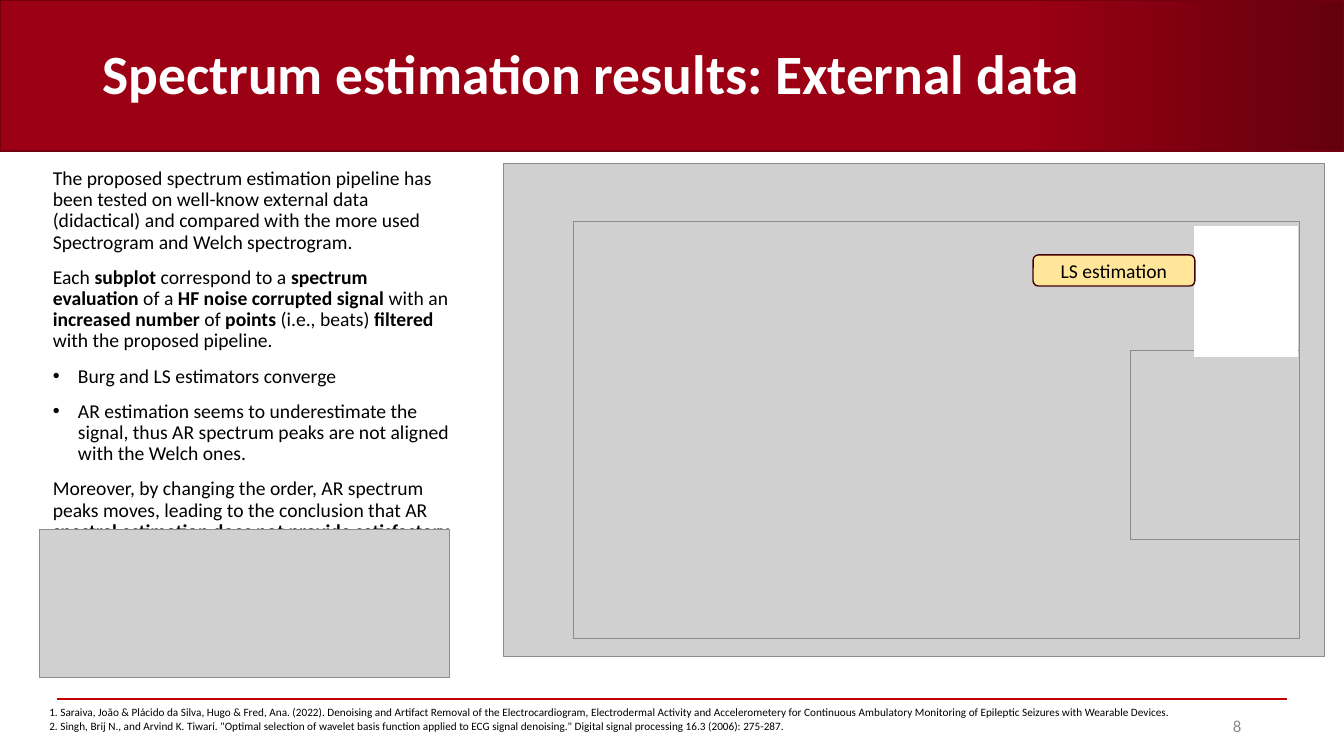
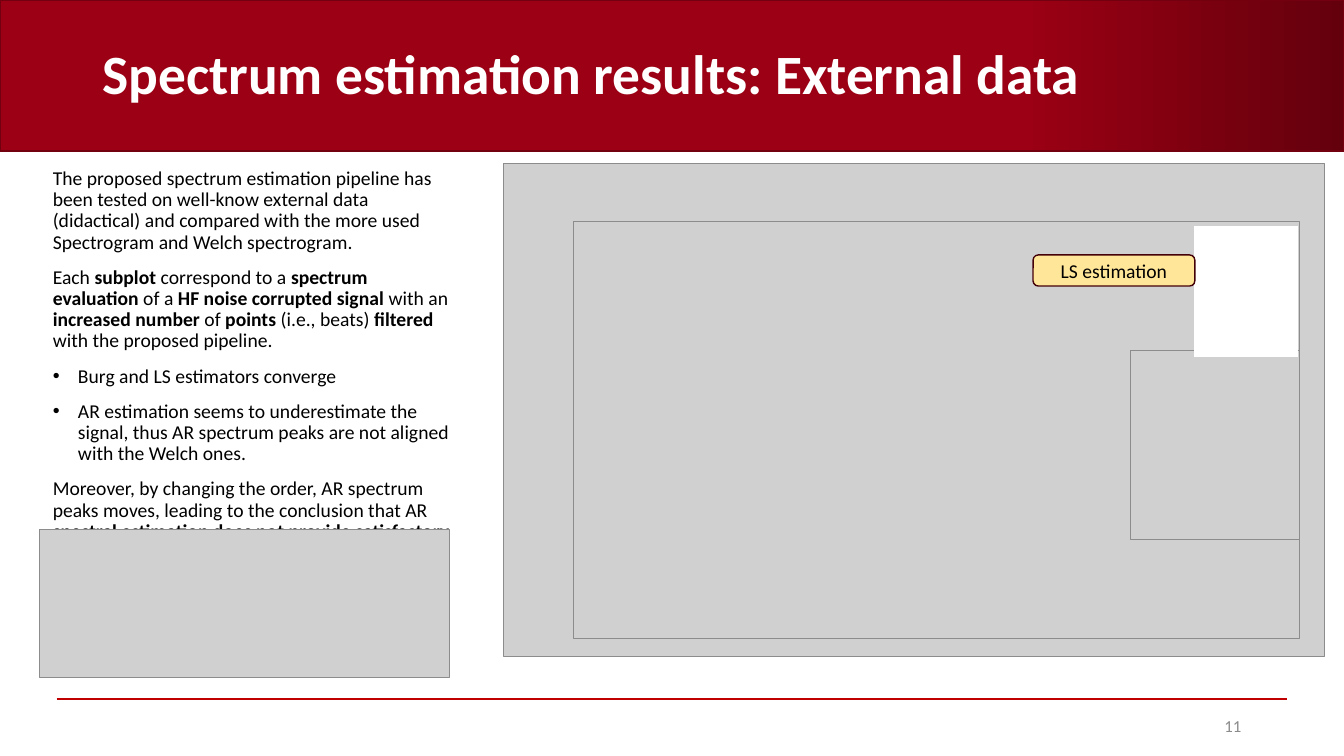
Before and after one commit to AndreaCorrado00/Tesi_magistrale_Corrado_Andrea, a slide deck: slide 11 of Documentation/4. Recap filters-spectrum-alignment .pptx (slide 8 before the commit). Drawn at 1344x756 pixels with LibreOffice and Linux fonts; fonts in the diff are those of the drawing; grey boxes stand for pictures; background and template pictures are left out. Boxes give left, top, right and bottom in pixels: in the first picture for what was removed or moved away, otherwise in the second. Text is boxed around its words. In the diff, an @@ line names an element or a change of style, - is before the commit and + after.

```diff
--- a/Documentation/4. Recap filters-spectrum-alignment .pptx
+++ b/Documentation/4. Recap filters-spectrum-alignment .pptx
@@ text removed at [49, 708, 1169, 732] @@
-1. Saraiva, João & Plácido da Silva, Hugo & Fred, Ana. (2022). Denoising and Artifact Removal of the Electrocardiogram, Electrodermal Activity and Accelerometery for Continuous Ambulatory Monitoring of Epileptic Seizures with Wearable Devices.
-2. Singh, Brij N., and Arvind K. Tiwari. "Optimal selection of wavelet basis function applied to ECG signal denoising." Digital signal processing 16.3 (2006): 275-287.
@@ page number at [1224, 721, 1241, 732]: text changed @@
-8
+11
```
Also in this commit, not shown: 7 other slides changed, 7 slides added, 3 slides removed.
